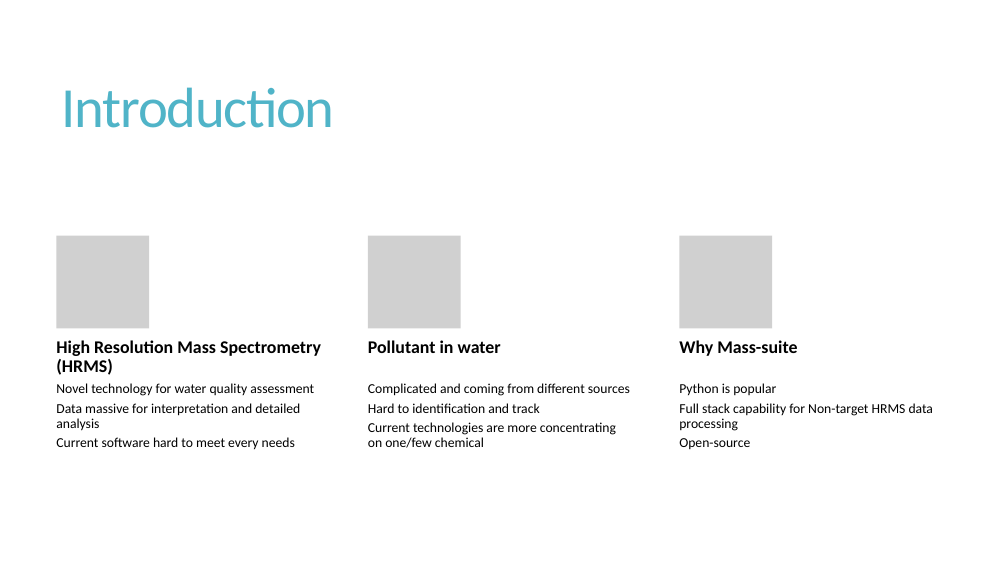
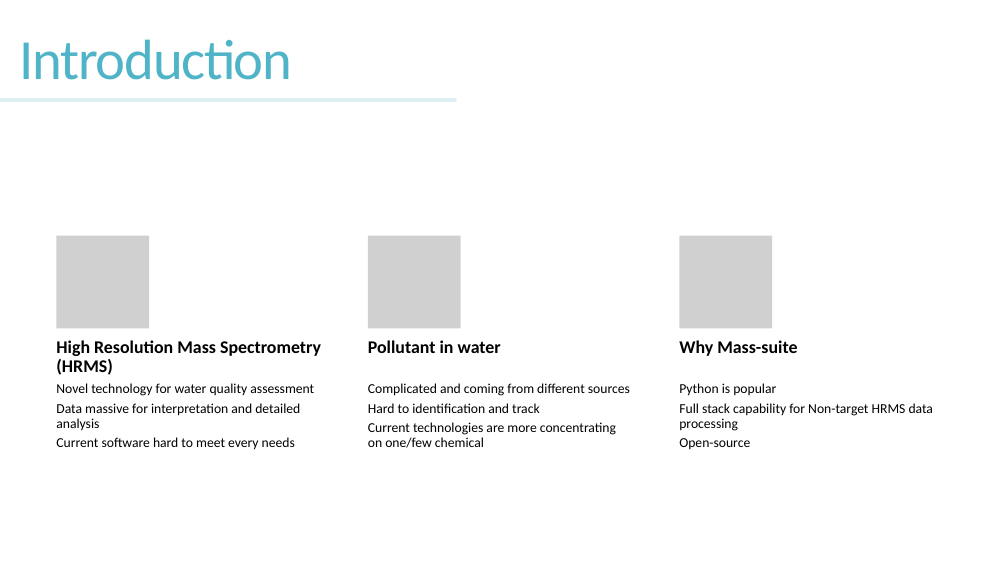
Before and after one commit to XiminHu/mass-suite, a slide deck: slide 2 of doc/20210326 ACS presentation.pptx. Drawn at 1008x567 pixels with LibreOffice and Linux fonts; fonts in the diff are those of the drawing; grey boxes stand for pictures. Boxes give left, top, right and bottom in pixels: in the first picture for what was removed or moved away, otherwise in the second. Text is boxed around its words. In the diff, an @@ line names an element or a change of style, - is before the commit and + after.

```diff
--- a/doc/20210326 ACS presentation.pptx
+++ b/doc/20210326 ACS presentation.pptx
@@ title "Introduction": place and size @@
-title "Introduction" at box(62, 87, 335, 128)
+title "Introduction" at box(20, 39, 293, 80)
@@ rectangle added at box(0, 98, 457, 102), fill #DCF0F4 @@
```
Also in this commit, not shown: 7 other slides changed, 11 slides added, 18 slides removed, 9 other files.
